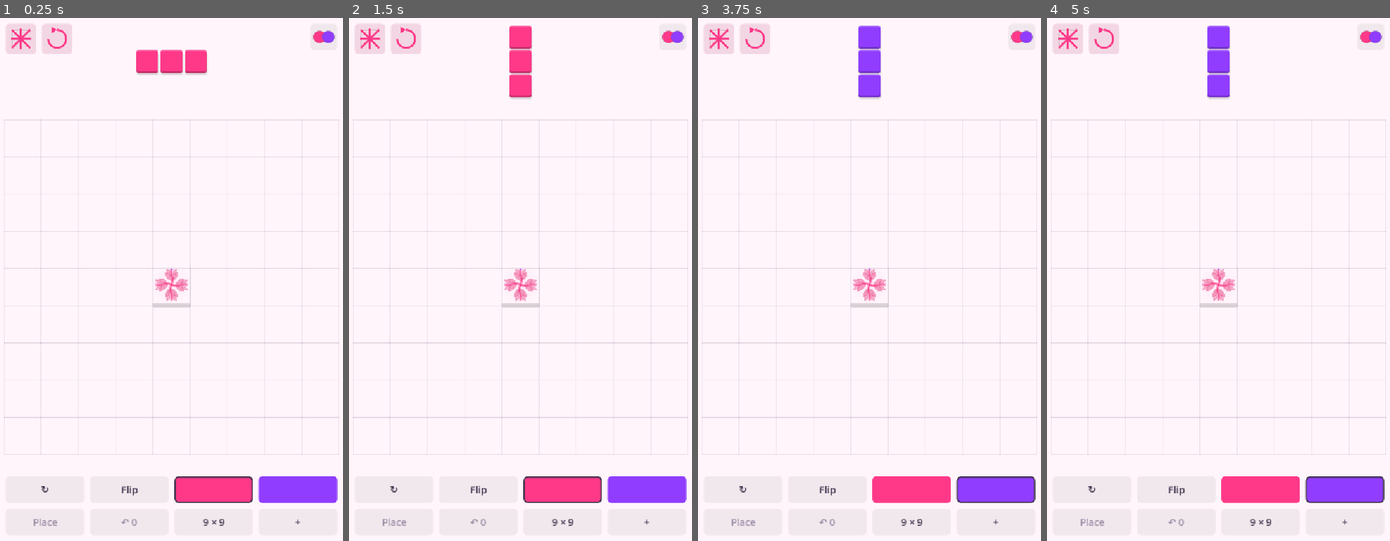
Above: before the commit, frames 1-4 (left to right).
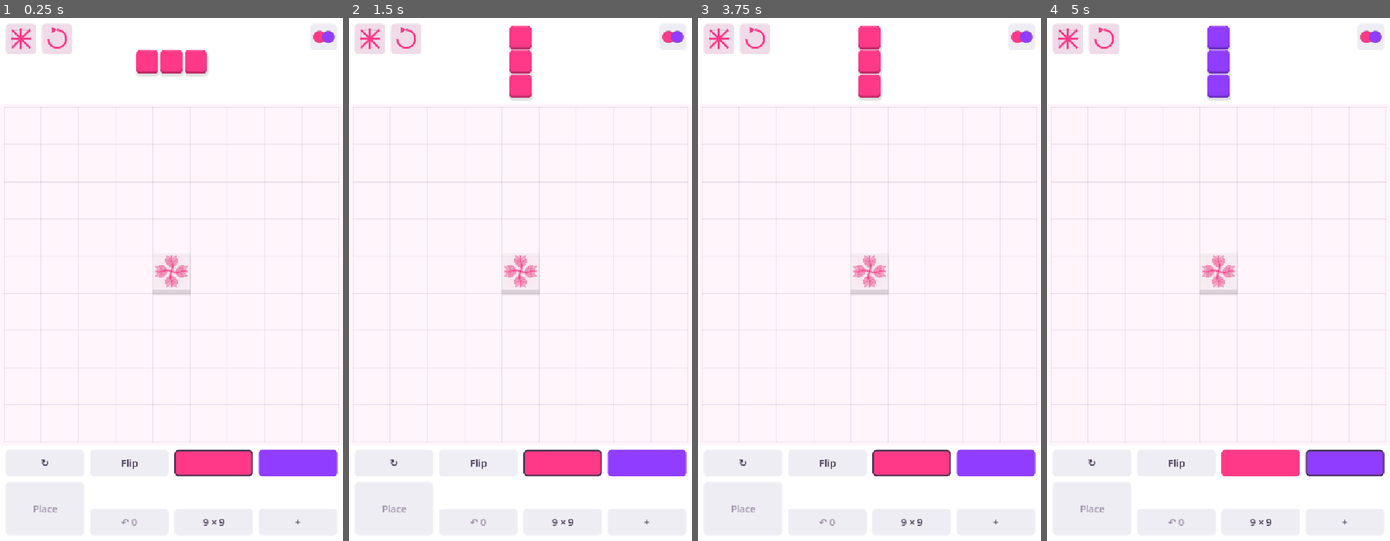
Above: after the commit, the same moments.

Repository: Shine-game/Tiles
Game: Godot game, scene res://main.tscn
Two runs of this game, one before a commit and one after it. Both use one fixed random seed, a clock stepped at 60 frames per second and the inputs below. Sound files missing from this copy of the repository are replaced by a short silence.
Inputs (mouse positions are in pixels of both pictures, inside the frame that each line leads up to):
- Up to frame 1 (0.25 s): no input
- Up to frame 2 (1.5 s): click "↻" at 0.5 s; click "Flip" at 1.25 s
- Up to frame 3 (3.75 s): click (910, 488) at 2.02 s; click (910, 462) at 2.77 s; click (996, 488) at 3.52 s
- Up to frame 4 (5 s): click (1345, 462) at 4.27 s

The runs differ from the first frame. In frame 1, 7.0% of the frame differs, in the area x 1-99%, y 6-98%; in frame 2, 7.0%; in frame 3, 7.8%, in the area x 1-99%, y 1-98%; in frame 4, 6.9%.

Commit message:
Merge rounded raised tiles into seamless gardens and add touch gestures

Diff:
--- a/project.godot
+++ b/project.godot
@@ -21,7 +21,7 @@
 renderer/rendering_method.mobile="gl_compatibility"
 textures/default_filters/use_nearest_mipmap_filter=false
 textures/vram_compression/import_etc2_astc=true
-environment/defaults/default_clear_color=Color(0.965, 0.961, 0.937, 1)
+environment/defaults/default_clear_color=Color(1, 1, 1, 1)
 
 [input_devices]
 pointing/emulate_mouse_from_touch=false
--- a/scripts/board_view.gd
+++ b/scripts/board_view.gd
@@ -126,7 +126,7 @@
 
 func _draw_raised_garden() -> void:
 	var depth: float = surface_depth()
-	var top: Color = Palette.floor_color().lightened(0.035 if Palette.dark() else 0.018)
+	var top: Color = Palette.garden()
 	var side: Color = Palette.floor_color().darkened(0.28 if Palette.dark() else 0.14)
 	# Draw all shadows first so contiguous occupied cells form one terrace.
 	for cell: Vector2i in pattern.arrivals:
--- a/scripts/floating_piece.gd
+++ b/scripts/floating_piece.gd
@@ -22,4 +22,9 @@
 		var face := Rect2(origin + Vector2(cell) * pitch - Vector2(0, Surface.depth(pitch)), Vector2.ONE * (pitch - 4))
 		var ink: Color = Palette.tile(color) if valid else Palette.INVALID
 		Surface.draw(self, face, ink, Surface.depth(pitch))
-		draw_rect(face.grow(-1), Palette.tile(color).darkened(0.3) if valid else Palette.INVALID_BORDER, false, 1.2)
+		var outline := StyleBoxFlat.new()
+		outline.bg_color = Color.TRANSPARENT
+		outline.border_color = Palette.tile(color).darkened(0.3) if valid else Palette.INVALID_BORDER
+		outline.set_border_width_all(1)
+		outline.set_corner_radius_all(roundi(face.size.x * 0.16))
+		draw_style_box(outline, face.grow(-0.5))
--- a/scripts/growth.gd
+++ b/scripts/growth.gd
@@ -42,8 +42,8 @@
 				result.append({"fraction": fraction if direction == 1 else 1 - fraction, "direction": direction, "side": side, "start": start + (0.012 if side == 1 and not edge.old else 0)})
 	return result
 
-# A guide fades only when a real same-color connection crosses that boundary.
-# Empty-cell, different-color, and outer borders keep their placement guides.
+# Filled cells merge into a seamless terrace, even across pigment boundaries.
+# This visual merge does not create a vine connection between different colors.
 func grid_visibility(a: Vector2i, b: Vector2i, time: float) -> float:
 	var key: Vector4i = edge_key(a, b)
 	if not boundary_crossings.has(key):
@@ -119,6 +119,10 @@
 		for direction: Vector2i in [Vector2i.RIGHT, Vector2i.DOWN]:
 			var other := cell + direction
 			if value(board, other) != value(board, cell):
+				if value(board, other) != 0:
+					var merge_time: float = -100.0 if value(before, cell) != 0 and value(before, other) != 0 else 0.0
+					boundary_crossings[edge_key(cell, other)] = merge_time
+					duration = maxf(duration, merge_time + GRID_FADE)
 				continue
 			var old: bool = value(before, cell) == value(board, cell) and value(before, other) == value(board, cell)
 			var a: float = maxf(0, arrivals[cell])
--- a/scripts/main.gd
+++ b/scripts/main.gd
@@ -13,6 +13,15 @@
 var cells: Array = []
 var has_hover := false
 var dragging := false
+const HOLD_TO_ROTATE := 0.35
+const TAP_LIMIT := 0.25
+const GESTURE_SLOP := 10.0
+var gesture_age := 0.0
+var gesture_mode := "pending"
+var gesture_start := Vector2.ZERO
+var rotation_pivot := Vector2.ZERO
+var rotation_vector := Vector2.ZERO
+var rotation_angle := 0.0
 var pointer_id := -1
 var grabbed_cell := Vector2i.ZERO
 var last_pointer := Vector2.ZERO
@@ -154,15 +163,15 @@
 		_set_rect(board_view, Rect2(Vector2(pad, top.end.y + pad), Vector2.ONE * side))
 		var panel_x: float = side + 2 * pad
 		var panel_width: float = view.x - panel_x - pad
-		var y: float = top.end.y + pad + (side - 2 * button_height - pad) / 2
+		var y: float = top.end.y + pad + maxf(0, (side - 3 * button_height - pad) / 2)
 		tools = Rect2(panel_x, y, panel_width, button_height)
-		actions = Rect2(panel_x, tools.end.y + pad, panel_width, button_height)
+		actions = Rect2(panel_x, tools.end.y + pad, panel_width, 2 * button_height)
 	else:
-		actions = Rect2(pad, view.y - pad - button_height, view.x - 2 * pad, button_height)
+		actions = Rect2(pad, view.y - pad - 2 * button_height, view.x - 2 * pad, 2 * button_height)
 		tools = Rect2(pad, actions.position.y - pad - button_height, view.x - 2 * pad, button_height)
-		var space: float = tools.position.y - top.end.y - 2 * pad
+		var space: float = tools.position.y - top.end.y - pad
 		var side: float = maxf(1, minf(view.x, space))
-		_set_rect(board_view, Rect2(Vector2((view.x - side) / 2, top.end.y + pad + (space - side) / 2), Vector2.ONE * side))
+		_set_rect(board_view, Rect2(Vector2((view.x - side) / 2, top.end.y + pad), Vector2.ONE * side))
 	var group_width: float
 	if view.x >= 600:
 		var icon_side: float = minf(64, top.size.y)
@@ -181,6 +190,9 @@
 	_layout_palette_menu(pad)
 	_layout_row([rotate_button, flip_button, blue_button, coral_button], tools, pad)
 	_layout_row([place_button, undo_button, size_picker, new_button], actions, pad)
+	for control: Control in [undo_button, size_picker, new_button]:
+		control.position.y += button_height
+		control.size.y = button_height
 	# Update geometry immediately so an in-progress drag survives a resize.
 	board_view.update_geometry()
 	board_view.queue_redraw()
@@ -263,6 +275,7 @@
 	var hit := Vector2i(-1, -1)
 	if has_hover:
 		hit = floating_piece.cell_at(point)
+	var from_hover: bool = hit.x >= 0
 	if hit.x < 0:
 		hit = piece_view.cell_at(piece_view.get_global_transform_with_canvas().affine_inverse() * point)
 	if hit.x < 0:
@@ -270,8 +283,46 @@
 	grabbed_cell = hit
 	pointer_id = id
 	dragging = true
-	_drag_to(point)
+	gesture_age = 0
+	gesture_mode = "pending"
+	gesture_start = point
+	last_pointer = point
+	var bounds := Vector2.ZERO
+	for cell: Vector2i in cells:
+		bounds = bounds.max(Vector2(cell) + Vector2.ONE)
+	rotation_pivot = floating_piece.origin + bounds * board_view.pitch / 2 - Vector2(0, board_view.surface_depth()) if from_hover else piece_view.get_global_transform_with_canvas() * (piece_view.geometry().origin + bounds * piece_view.geometry().unit / 2)
+	rotation_vector = point - rotation_pivot
+	rotation_angle = 0
 	return true
+
+# Movement before the hold threshold is translation; after it, circular motion
+# rotates around a fixed pivot. The chosen mode stays fixed until release.
+func _move_gesture(point: Vector2) -> void:
+	if gesture_mode == "pending":
+		if point.distance_to(gesture_start) < GESTURE_SLOP:
+			return
+		gesture_mode = "rotate" if gesture_age >= HOLD_TO_ROTATE else "move"
+	if gesture_mode == "move":
+		_drag_to(point)
+	else:
+		var vector := point - rotation_pivot
+		if vector.length() < GESTURE_SLOP:
+			return
+		if rotation_vector.length() >= GESTURE_SLOP:
+			rotation_angle += rotation_vector.angle_to(vector)
+		rotation_vector = vector
+		# Clockwise/counterclockwise 90-degree snaps with 15 degrees of hysteresis.
+		while absf(rotation_angle) >= deg_to_rad(60):
+			var direction: int = 1 if rotation_angle > 0 else -1
+			for step in range(1 if direction == 1 else 3):
+				_rotate()
+			rotation_angle -= direction * PI / 2
+
+func _finish_gesture(point: Vector2) -> void:
+	_move_gesture(point)
+	if gesture_mode == "pending" and gesture_age <= TAP_LIMIT:
+		_flip()
+	dragging = false
 
 func _input(event: InputEvent) -> void:
 	var pointer_pressed: bool = (event is InputEventScreenTouch and event.pressed) or (event is InputEventMouseButton and event.pressed)
@@ -285,25 +336,28 @@
 			if _start_drag(event.position, event.index):
 				get_viewport().set_input_as_handled()
 		elif dragging and event.index == pointer_id:
-			_drag_to(event.position)
-			dragging = false
+			if event.canceled:
+				dragging = false
+			else:
+				_finish_gesture(event.position)
 			get_viewport().set_input_as_handled()
 	elif event is InputEventScreenDrag and dragging and event.index == pointer_id:
-		_drag_to(event.position)
+		_move_gesture(event.position)
 		get_viewport().set_input_as_handled()
 	elif event is InputEventMouseButton and event.button_index == MOUSE_BUTTON_LEFT:
 		if event.pressed:
 			if _start_drag(event.position, -1):
 				get_viewport().set_input_as_handled()
 		elif dragging and pointer_id == -1:
-			_drag_to(event.position)
-			dragging = false
+			_finish_gesture(event.position)
 			get_viewport().set_input_as_handled()
 	elif event is InputEventMouseMotion and dragging and pointer_id == -1:
-		_drag_to(event.position)
+		_move_gesture(event.position)
 		get_viewport().set_input_as_handled()
 
-func _process(_delta: float) -> void:
+func _process(delta: float) -> void:
+	if dragging:
+		gesture_age += delta
 	if has_hover:
 		_update_floating_position()
 
--- a/scripts/palette.gd
+++ b/scripts/palette.gd
@@ -38,16 +38,20 @@
 	return floor_color().get_luminance() < 0.4
 
 static func background() -> Color:
-	return floor_color().darkened(0.06) if dark() else floor_color()
+	return Color.WHITE
 
 static func controls() -> Color:
-	return floor_color().lightened(0.10) if dark() else floor_color().darkened(0.055)
+	return Color("eeedf3")
 
 static func text() -> Color:
-	return Color("f7f2ff") if dark() else Color("40334d")
+	return Color("40334d")
 
 static func muted() -> Color:
-	return Color("8794ae") if dark() else Color("9b8ca6")
+	return Color("9b8ca6")
 
 static func grid() -> Color:
 	return Color("bbc9e4") if dark() else Color("947c9c")
+
+static func garden() -> Color:
+	# One continuous terrace, including boundaries between the two pigments.
+	return floor_color().lightened(0.09) if dark() else floor_color().darkened(0.035)
--- a/scripts/tile_surface.gd
+++ b/scripts/tile_surface.gd
@@ -2,25 +2,26 @@
 extends RefCounted
 
 static func depth(unit: float) -> float:
-	return clampf(unit * 0.065, 1.5, 5.0)
+	return clampf(unit * 0.095, 2.0, 7.0)
 
 # A shallow colored slab for the incoming/hovering piece. Its logical face
 # keeps the original footprint; thickness and shadow never change placement.
 static func draw(canvas: CanvasItem, face: Rect2, color: Color, thickness: float) -> void:
 	var shadow := StyleBoxFlat.new()
 	shadow.bg_color = Color(0, 0, 0, 0.10)
-	shadow.set_corner_radius_all(5)
+	var radius := roundi(minf(face.size.x, face.size.y) * 0.16)
+	shadow.set_corner_radius_all(radius)
 	shadow.shadow_color = Color(0, 0, 0, 0.13)
 	shadow.shadow_size = roundi(thickness)
 	shadow.shadow_offset = Vector2(thickness * 0.25, thickness * 0.7)
 	canvas.draw_style_box(shadow, Rect2(face.position + Vector2(0, thickness), face.size))
 	var side := StyleBoxFlat.new()
 	side.bg_color = color.darkened(0.25)
-	side.set_corner_radius_all(4)
+	side.set_corner_radius_all(radius)
 	canvas.draw_style_box(side, Rect2(face.position + Vector2(0, thickness), face.size))
 	var top := StyleBoxFlat.new()
 	top.bg_color = color
-	top.set_corner_radius_all(4)
+	top.set_corner_radius_all(radius)
 	canvas.draw_style_box(top, face)
-	var highlight := Rect2(face.position + Vector2(2, 1), Vector2(maxf(0, face.size.x - 4), 0))
+	var highlight := Rect2(face.position + Vector2(radius, 1), Vector2(maxf(0, face.size.x - 2 * radius), 0))
 	canvas.draw_line(highlight.position, highlight.end, Color(1, 1, 1, 0.30), 1, true)
--- a/tests/test_growth.gd
+++ b/tests/test_growth.gd
@@ -168,7 +168,7 @@
 	check(near(growth.grid_visibility(a, Vector2i(-1, 2), growth.duration), 1), "outer field border remains visible")
 	after[2][2] = Rules.CORAL
 	growth.build(before, after)
-	check(near(growth.grid_visibility(b, Vector2i(2, 2), growth.duration), 1), "different-color boundary retains placement guide")
+	check(near(growth.grid_visibility(b, Vector2i(2, 2), growth.duration), 0), "filled different-color cells merge without separation guides")
 	growth.build(after, after)
 	check(near(growth.grid_visibility(a, b, 0), 0), "established vines do not flash grid lines back on")
 	growth.build(before, before)
--- a/tests/test_ui.gd
+++ b/tests/test_ui.gd
@@ -74,6 +74,64 @@
 	check(not scene.indicators[1].icon.available.any(func(value): return value), "rotation graphic is off when all rotations conflict")
 	scene._preview()
 
+	# Gesture modes must remain distinct: tap mirrors, immediate drag translates,
+	# held circular movement rotates, and releasing never places a piece.
+	scene.cells = Rules.PIECES.J.cells.duplicate()
+	scene._refresh()
+	var tap_point := source_point(scene, scene.cells[0])
+	var gesture_cells: Array = scene.cells.duplicate()
+	touch(scene, tap_point, true)
+	touch(scene, tap_point + Vector2(2, 1), false)
+	check(scene.cells == Rules.flip(gesture_cells), "short tap mirrors the source piece")
+	check(not scene.has_hover and scene.game.moves == 0, "tap does not move or commit source")
+	scene.cells = gesture_cells.duplicate()
+	scene._refresh()
+	tap_point = source_point(scene, scene.cells[0])
+	touch(scene, tap_point, true)
+	scene.gesture_age = scene.HOLD_TO_ROTATE + 0.01
+	var pivot: Vector2 = scene.rotation_pivot
+	var start_vector: Vector2 = scene.rotation_vector
+	drag(scene, pivot + start_vector.rotated(PI / 2))
+	check(scene.cells == Rules.rotate(gesture_cells), "hold and clockwise arc snaps one quarter turn")
+	check(not scene.has_hover, "held rotation does not translate source")
+	drag(scene, pivot + start_vector.rotated(PI))
+	check(scene.cells == Rules.rotate(Rules.rotate(gesture_cells)), "continuing circular movement rotates another quarter turn")
+	touch(scene, pivot + start_vector.rotated(PI), false)
+	check(not scene.dragging and scene.game.moves == 0, "rotation release never places")
+	scene.cells = gesture_cells.duplicate()
+	scene._refresh()
+	tap_point = source_point(scene, scene.cells[0])
+	touch(scene, tap_point, true)
+	scene.gesture_age = scene.HOLD_TO_ROTATE + 0.01
+	pivot = scene.rotation_pivot
+	start_vector = scene.rotation_vector
+	drag(scene, pivot + start_vector.rotated(-PI / 2))
+	check(scene.cells == Rules.rotate(Rules.rotate(Rules.rotate(gesture_cells))), "counterclockwise held arc rotates backward")
+	touch(scene, pivot + start_vector.rotated(-PI / 2), false)
+	scene.cells = gesture_cells.duplicate()
+	scene._refresh()
+	tap_point = source_point(scene, scene.cells[0])
+	touch(scene, tap_point, true)
+	var canceled := InputEventScreenTouch.new()
+	canceled.position = tap_point
+	canceled.index = 0
+	canceled.pressed = false
+	canceled.canceled = true
+	root.push_input(canceled, true)
+	check(scene.cells == gesture_cells and not scene.dragging, "system-canceled touch never flips")
+	scene.cells = gesture_cells.duplicate()
+	scene._refresh()
+	tap_point = source_point(scene, scene.cells[0])
+	touch(scene, tap_point, true)
+	scene.gesture_age = scene.HOLD_TO_ROTATE + 0.01
+	touch(scene, tap_point, false)
+	check(scene.cells == gesture_cells and not scene.has_hover, "stationary long hold does not flip or translate")
+	check(is_equal_approx(scene.place_button.size.y, scene.rotate_button.size.y * 2), "Place is twice normal button height")
+	check(scene.board_view.position.y <= scene.piece_view.get_rect().end.y + 13, "field sits directly below header")
+	for palette_index in range(5):
+		Palette.select(palette_index)
+		check(Palette.background() == Color.WHITE, "surrounding screen remains white in every palette")
+	Palette.select(0)
 	check(absf(scene.board_view.field.size.x - scene.get_viewport_rect().size.x) < 1, "board spans full phone width")
 	check(scene.place_button.get_global_rect().position.x < scene.undo_button.get_global_rect().position.x, "Place is at bottom left")
 	check(scene.place_button.get_global_rect().end.y <= scene.get_viewport_rect().size.y, "Place dock stays within screen")
